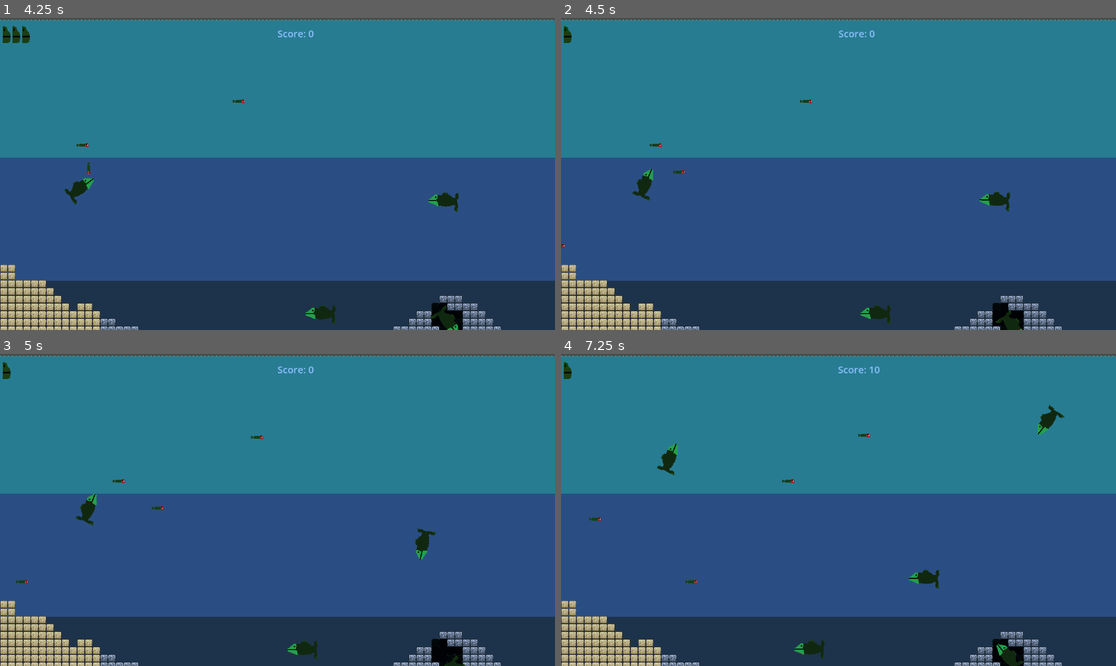
Above: before the commit, frames 1-4 (two rows, left to right).
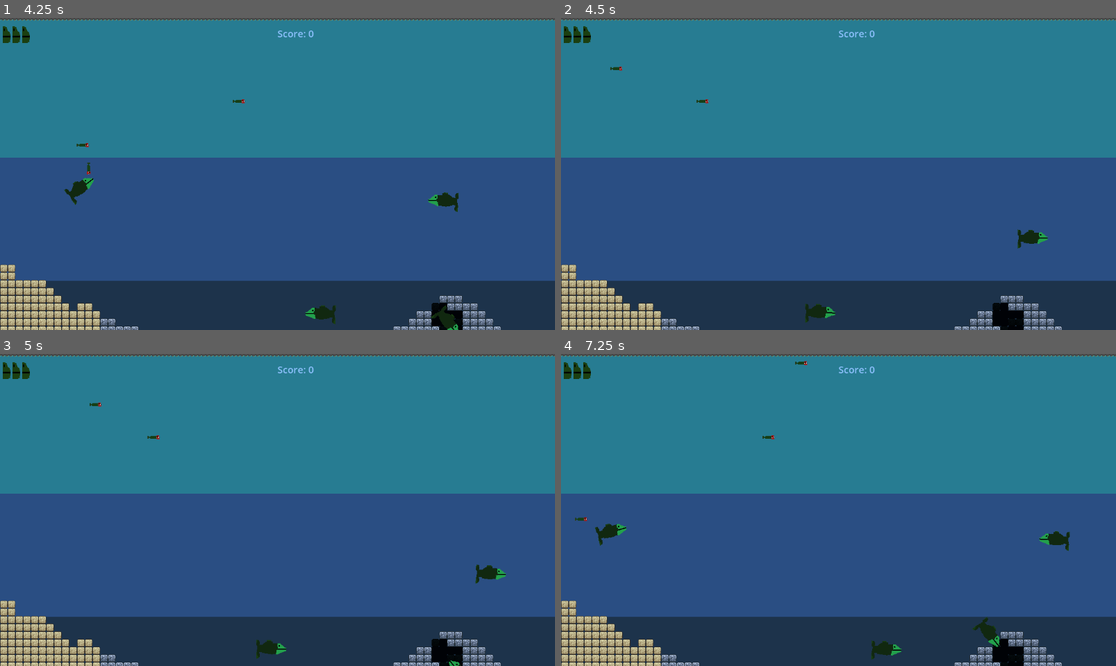
Above: after the commit, the same moments.

Repository: joosepartanen/Tiimi14-GameJam
Game: Godot game, scene res://Scenes/level.tscn
Two runs of this game, one before a commit and one after it. Both use one fixed random seed, a clock stepped at 60 frames per second and the inputs below.
Inputs:
- Up to frame 1 (4.25 s): hold W (MoveUp) 0.53-2.03 s; tap Space (Dash) every 0.75 s from 0.6 to 3.6 s; hold A (MoveLeft) 2.03-3.53 s; hold S (MoveDown) from 3.53 s (still down)
- Up to frame 2 (4.5 s): release S (MoveDown) at 4.28 s; hold D (MoveRight) from 4.28 s (still down); tap Space (Dash) at 4.35 s
- Up to frame 3 (5 s): keep holding D (MoveRight)
- Up to frame 4 (7.25 s): release D (MoveRight) at 5.03 s; hold W (MoveUp) 5.03-5.78 s; tap Space (Dash) at 5.1, 5.85, 6.6 s; hold D (MoveRight) from 5.78 s (still down)

Frame 1 is identical in both runs. In frame 2, 1.3% of the frame differs, in the area x 0-88%, y 2-100%; in frame 3, 1.2%; in frame 4, 2.0%, in the area x 2-92%, y 2-100%.

Commit message:
Pieniä bugien korjauksia

Diff:
--- a/Code/GameManager.gd
+++ b/Code/GameManager.gd
@@ -2,7 +2,7 @@
 signal score_changed(new_score : int)
 var _score : int = 0
 var _current_level : Level = null
-@onready var animated_sprite_2d: AnimatedSprite2D = $AnimatedSprite2D
+#@onready var animated_sprite_2d: AnimatedSprite2D = $AnimatedSprite2D
 
 func reset() -> void:
 	set_score(0)
--- a/Code/healthbar.gd
+++ b/Code/healthbar.gd
@@ -15,6 +15,6 @@
 	health.health_changed.connect(_on_health_changed)
 	_on_health_changed(health.max_health, health.max_health)
 
-func _on_health_changed(previous_health : int, current_health : int) -> void:
+func _on_health_changed(_previous_health : int, current_health : int) -> void:
 	for i in _hearts.size():
 		_hearts[i].visible = i < current_health
--- a/Code/kala.gd
+++ b/Code/kala.gd
@@ -4,7 +4,7 @@
 @export var speed: float = 120.0
 @onready var animated_sprite_2d: AnimatedSprite2D = $AnimatedSprite2D
 @onready var health: Health = $Health
-@onready var damage_timer: Timer = $DamageTimer
+#@onready var damage_timer: Timer = $DamageTimer
 #@export var _damage_time : float = 1
 @export var dash_speed: float = 400.0
 @export var dash_time: float = 0.2
@@ -104,13 +104,14 @@
 		#health.is_immortal = true
 		#damage_timer.start(_damage_time)
 		#damage_timer.timeout.connect(_on_timer_timeout)
-		print(current_health)
+		#print(current_health)
+		pass
 
 func _die() -> void:
-	get_tree().reload_current_scene()
+	get_tree().reload_current_scene.call_deferred()
 
 func _on_timer_timeout() -> void:
-	damage_timer.timeout.disconnect(_on_timer_timeout)
+	#damage_timer.timeout.disconnect(_on_timer_timeout)
 	health.is_immortal = false
 
 func bounce(bounce_force: Vector2) -> void:
--- a/Code/vihu.gd
+++ b/Code/vihu.gd
@@ -30,7 +30,7 @@
 			return
 
 		# Take damage
-		health.take_damage(1)
+		health.take_damage(3)
 		if health.get_current_health() == 0:
 			_die()
 		var bounce_vector: Vector2 = Vector2(0, bounce_force)
@@ -63,7 +63,7 @@
 		if kala.health.is_immortal:
 			return
 
-		kala.health.take_damage(1)
+		kala.health.take_damage(5)
 
 		var bounce_vector: Vector2 = Vector2(0, bounce_force)
 		kala.bounce(bounce_vector)
--- a/Scenes/level.gd
+++ b/Scenes/level.gd
@@ -3,12 +3,8 @@
 
 @onready var kala: Kala = $Kala
 @onready var healthbar: Healthbar = $CanvasLayer/Healthbar
-@onready var music_player: AudioStreamPlayer = $MusicPlayer
 
-
-# Ritarin aloituspiste
 var _spawn_point : Vector2 = Vector2.ZERO
-
 
 func _ready() -> void:
 	GameManager.register_current_level(self)
@@ -16,8 +12,6 @@
 
 	_spawn_point = kala.global_position
 
-	# Toista musiikki
-	#music_player.play()
 
 func respawn_kala() -> void:
 	kala.global_position = _spawn_point
--- a/Scenes/level.tscn
+++ b/Scenes/level.tscn
@@ -684,7 +684,7 @@
 
 [node name="Props" type="TileMapLayer" parent="."]
 z_index = -2
-tile_map_data = PackedByteArray("AAA+ACYAAAAGAAEAAAA+ACcAAAA …(1256 unchanged characters)… 9ACkAAAAGAAEAAAA8ACkAAAAGAAEAAAA8ACoAAAAGAAEAAAA9ACoAAAAGAAEAAAA+ACkAAAAGAAEAAAA7ACk …(1167 unchanged characters)…
+tile_map_data = PackedByteArray("AAA+ACYAAAAGAAEAAAA+ACcAAAA …(1256 unchanged characters)… 9ACkAAAAGAAEAAAA8ACkAAAAGAAEAAAA8ACoAAAAEAAoAAAA9ACoAAAAGAAEAAAA+ACkAAAAGAAEAAAA7ACk …(1167 unchanged characters)…
 tile_set = SubResource("TileSet_8c0lf")
 
 [node name="Background-Props" type="TileMapLayer" parent="."]
--- a/Scenes/score.gd
+++ b/Scenes/score.gd
@@ -1,6 +1,6 @@
 extends Label
 
-@export var _score: int = 0
+#@export var _score: int = 0
 
 func _ready():
 	GameManager.score_changed.connect(_on_score_changed)
